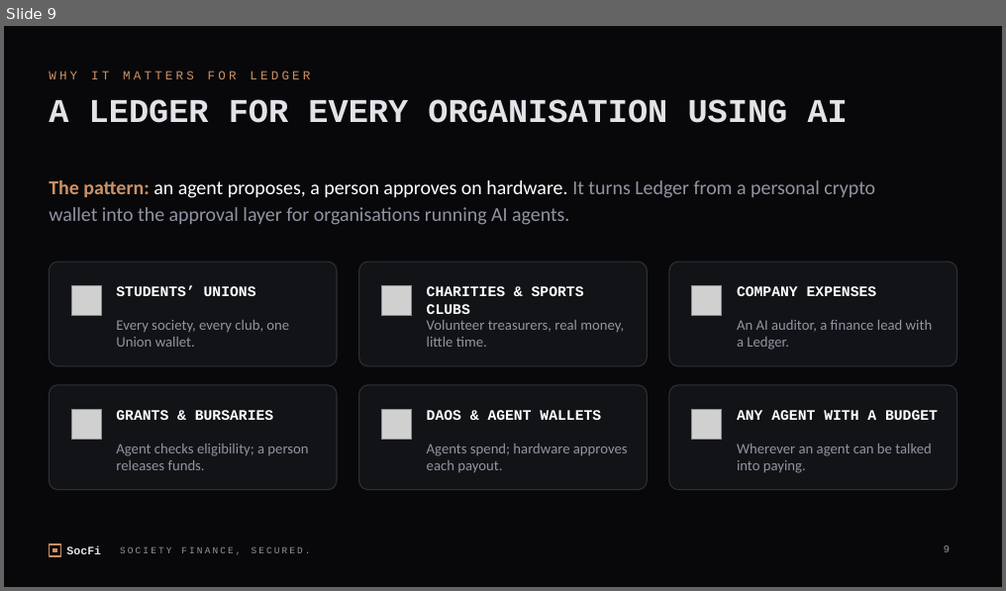
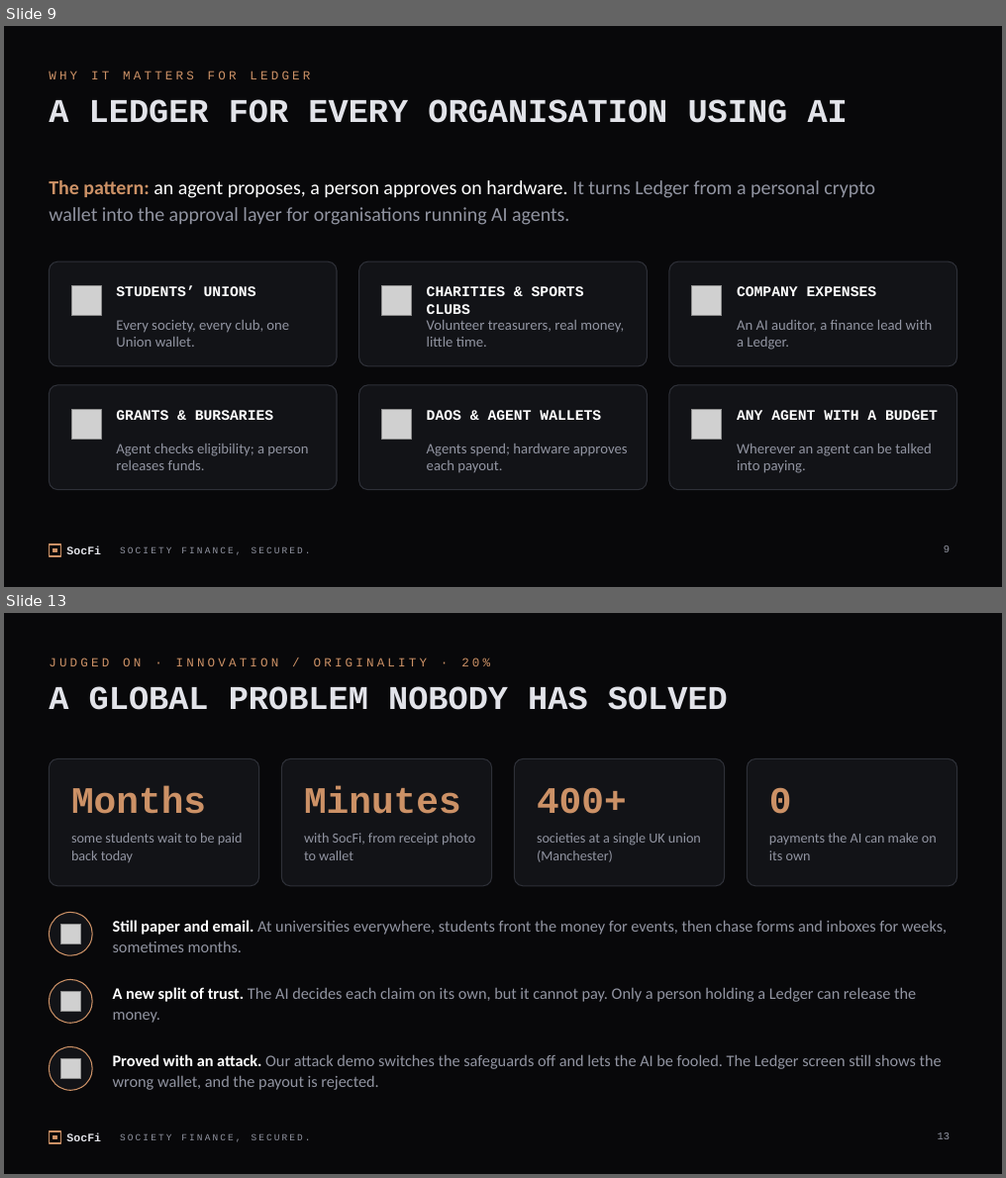
Before and after one commit to tamrachan/soc-fi, a slide deck: pitch/SocFi-pitch.pptx. Shown one above the other, each under a label of ours: slide 9 before the commit, slides 9 and 13 after it; the slides between them are not shown. The pictures are 1006x591 and 1006x1178 pixels, drawn with LibreOffice and Linux fonts; fonts in the diff are those of the drawing; grey boxes stand for pictures. Boxes give left, top, right and bottom in pixels: in the first picture for what was removed or moved away, otherwise in the second. Text is boxed around its words. In the diff, an @@ line names an element or a change of style, - is before the commit and + after.

```diff
--- a/pitch/SocFi-pitch.pptx
+++ b/pitch/SocFi-pitch.pptx
@@ slide 13 added at (x1=4, y1=613, x2=1002, y2=1174), background #08080A; not listed: 4 template elements that a slide beside it also shows @@
@@ text added at (x1=49, y1=658, x2=490, y2=666), 12 pt, text #CC9166 @@
+JUDGED ON · INNOVATION / ORIGINALITY · 20%
@@ title added at (x1=49, y1=686, x2=728, y2=710), 32 pt, text #E2E3E9, bold @@
+A GLOBAL PROBLEM NOBODY HAS SOLVED
@@ rounded rectangle added at (x1=49, y1=759, x2=259, y2=886), fill #121317, outline #2E3038 1 pt @@
@@ rounded rectangle added at (x1=282, y1=759, x2=492, y2=886), fill #121317, outline #2E3038 1 pt @@
@@ rounded rectangle added at (x1=515, y1=759, x2=725, y2=886), fill #121317, outline #2E3038 1 pt @@
@@ rounded rectangle added at (x1=746, y1=759, x2=957, y2=886), fill #121317, outline #2E3038 1 pt @@
@@ text added at (x1=71, y1=786, x2=206, y2=814), 36 pt, text #CC9166, bold @@
+Months
@@ text added at (x1=304, y1=786, x2=461, y2=814), 36 pt, text #CC9166, bold @@
+Minutes
@@ text added at (x1=537, y1=787, x2=627, y2=814), 36 pt, text #CC9166, bold @@
+400+
@@ text added at (x1=769, y1=787, x2=792, y2=814), 36 pt, text #CC9166, bold @@
+0
@@ text added at (x1=71, y1=833, x2=243, y2=862), 13.5 pt, text #9194A1 @@
+some students wait to be paid back today
@@ text added at (x1=304, y1=833, x2=475, y2=861), 13.5 pt, text #9194A1 @@
+with SocFi, from receipt photo to wallet
@@ text added at (x1=537, y1=833, x2=701, y2=862), 13.5 pt, text #9194A1 @@
+societies at a single UK union (Manchester)
@@ text added at (x1=769, y1=833, x2=937, y2=861), 13.5 pt, text #9194A1 @@
+payments the AI can make on its own
@@ ellipse added at (x1=49, y1=912, x2=92, y2=956), fill #121317, outline #CC9166 1 pt @@
@@ picture added at (x1=60, y1=925, x2=81, y2=945) @@
@@ text added at (x1=113, y1=920, x2=946, y2=953), 15.5 pt, text #9194A1 @@
+Still paper and email. At universities everywhere, students front the money for events, then chase forms and inboxes for weeks, sometimes months.
@@ ellipse added at (x1=49, y1=980, x2=92, y2=1023), fill #121317, outline #CC9166 1 pt @@
@@ picture added at (x1=60, y1=991, x2=81, y2=1011) @@
@@ text added at (x1=113, y1=987, x2=916, y2=1023), 15.5 pt, text #9194A1 @@
+A new split of trust. The AI decides each claim on its own, but it cannot pay. Only a person holding a Ledger can release the money.
@@ ellipse added at (x1=49, y1=1048, x2=92, y2=1090), fill #121317, outline #CC9166 1 pt @@
@@ text added at (x1=113, y1=1055, x2=942, y2=1090), 15.5 pt, text #9194A1 @@
+Proved with an attack. Our attack demo switches the safeguards off and lets the AI be fooled. The Ledger screen still shows the wrong wallet, and the payout is rejected.
@@ picture added at (x1=60, y1=1059, x2=81, y2=1079) @@
@@ page number added at (x1=938, y1=1133, x2=950, y2=1140), 10 pt, text #9194A1 @@
+13
```
Also in this commit, not shown: 4 slides changed, 5 other slides added, 2 other files.
